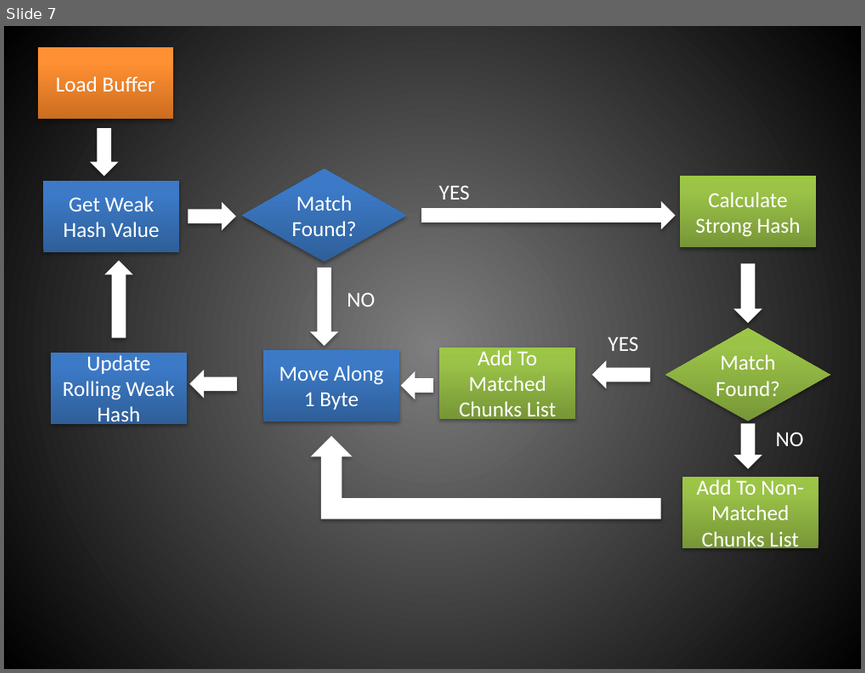
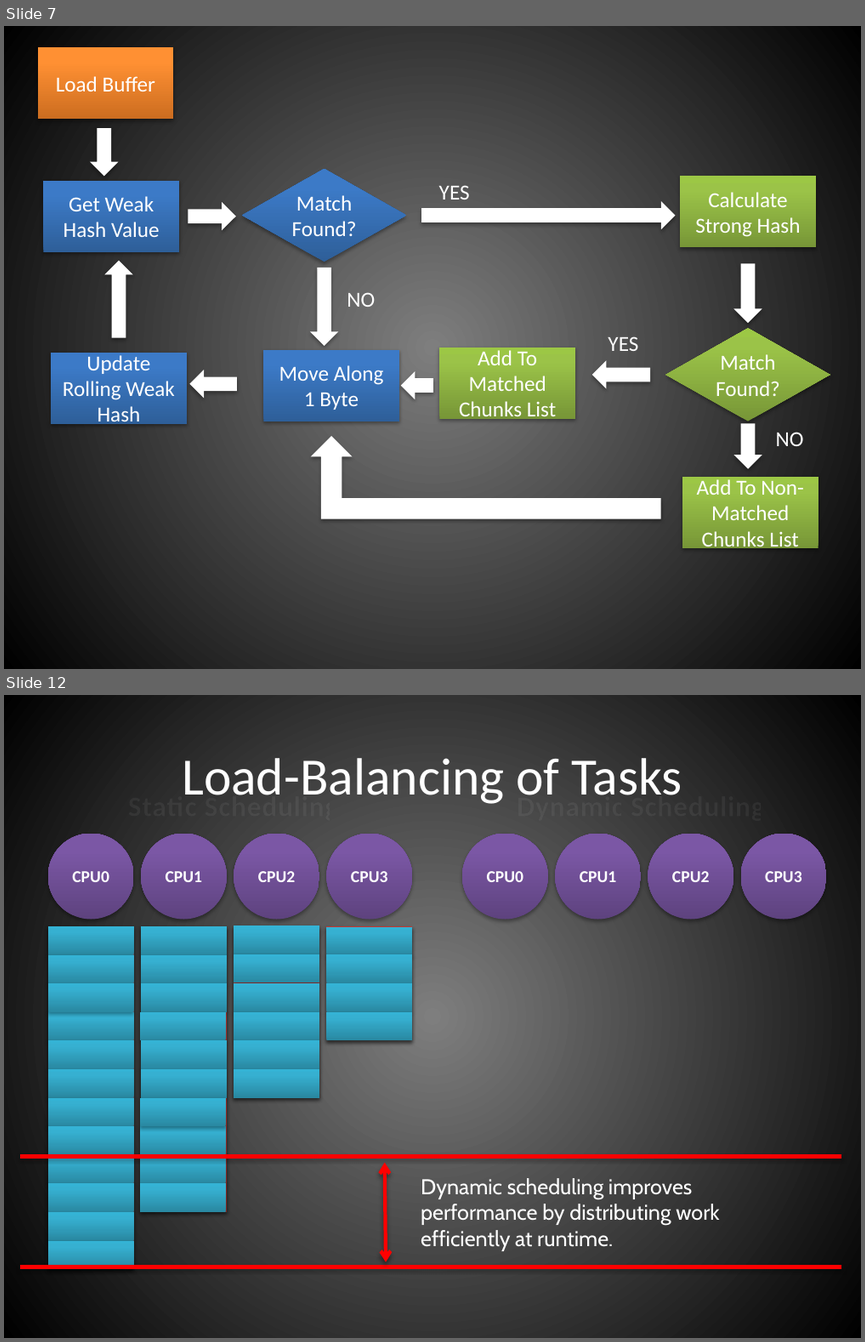
Before and after one commit to scottgal/SLRSyncUploader, a slide deck: Trunk/PicoDelta.pptx. Shown one above the other, each under a label of ours: slide 7 before the commit, slides 7 and 12 after it; the slides between them are not shown. The pictures are 865x673 and 865x1342 pixels, drawn with LibreOffice and Linux fonts; fonts in the diff are those of the drawing. Boxes give left, top, right and bottom in pixels: in the first picture for what was removed or moved away, otherwise in the second. Text is boxed around its words. In the diff, an @@ line names an element or a change of style, - is before the commit and + after.

```diff
--- a/Trunk/PicoDelta.pptx
+++ b/Trunk/PicoDelta.pptx
@@ slide 12 added at (4, 695, 861, 1338), background gradient #7F7F7F to #000000 @@
@@ title added at (182, 758, 682, 804), 44 pt, text #FFFFFF @@
+Load-Balancing of Tasks
@@ group added at (47, 793, 412, 1269): 4 ellipses, 4 rectangles, 1 text @@
+CPU0
+CPU1
+CPU2
+CPU3
+Static Scheduling
@@ text added at (517, 793, 765, 795), 24 pt, text #FFFFFF, bold @@
+Dynamic Scheduling
@@ ellipse added at (462, 833, 548, 919), fill gradient #5F4480 to #7B58A6 to #7C57A8, 14 pt, text #FFFFFF, bold @@
+CPU0
@@ ellipse added at (555, 833, 641, 919), fill gradient #5F4480 to #7B58A6 to #7C57A8, 14 pt, text #FFFFFF, bold @@
+CPU1
@@ ellipse added at (647, 833, 733, 919), fill gradient #5F4480 to #7B58A6 to #7C57A8, 14 pt, text #FFFFFF, bold @@
+CPU2
@@ ellipse added at (741, 833, 827, 919), fill gradient #5F4480 to #7B58A6 to #7C57A8, 14 pt, text #FFFFFF, bold @@
+CPU3
@@ rectangle added at (234, 925, 319, 953), fill gradient #2A88A2 to #37B1D2 to #34B4D6 @@
@@ rectangle added at (326, 927, 412, 955), fill gradient #2A88A2 to #37B1D2 to #34B4D6 @@
@@ rectangle added at (234, 953, 319, 982), fill gradient #2A88A2 to #37B1D2 to #34B4D6 @@
@@ rectangle added at (326, 954, 412, 983), fill gradient #2A88A2 to #37B1D2 to #34B4D6 @@
@@ rectangle added at (326, 983, 412, 1011), fill gradient #2A88A2 to #37B1D2 to #34B4D6 @@
@@ group added at (140, 926, 227, 1040): 4 rectangles @@
@@ rectangle added at (326, 1012, 412, 1040), fill gradient #2A88A2 to #37B1D2 to #34B4D6 @@
@@ group added at (234, 983, 319, 1097): 4 rectangles @@
@@ group added at (47, 926, 133, 1154): 8 rectangles @@
@@ line added from (20, 1156) to (841, 1156), #FF0000 3 pt @@
@@ double arrow added from (385, 1162) to (386, 1261), #FF0000 3 pt @@
@@ text added at (420, 1178, 719, 1251), 18 pt, text #FFFFFF @@
+Dynamic scheduling improves performance by distributing work efficiently at runtime.
@@ group added at (140, 1040, 227, 1212): 6 rectangles @@
@@ group added at (47, 1154, 133, 1269): 4 rectangles @@
@@ line added from (20, 1266) to (841, 1266), #FF0000 3 pt @@
```
Also in this commit, not shown: 2 slides changed, 7 other slides added, 1 slide removed, 24 other files.
